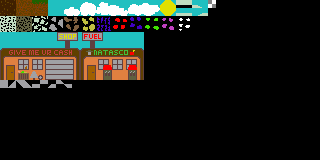
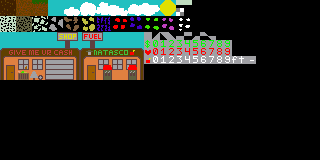
Comparing the layer stacks of the two 320×160 images. Changes:
renamed "Basic Tiles.bmp" to "Basic Tiles.png", painted on it over [0, 0, 256, 88]
